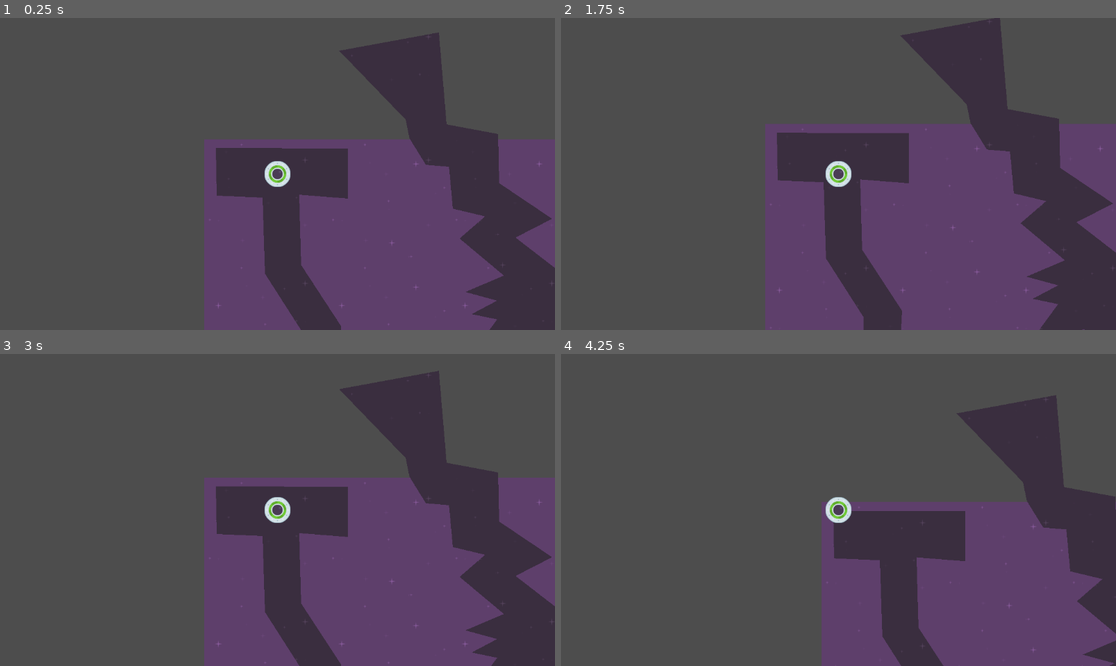
Above: before the commit, frames 1-4 (two rows, left to right).
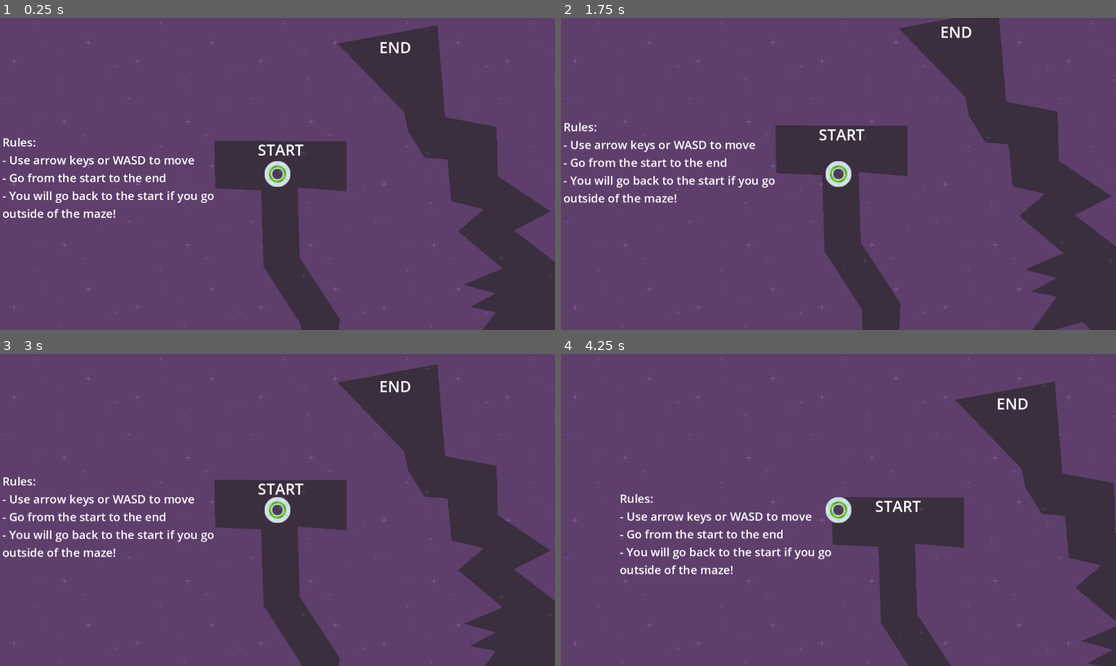
Above: after the commit, the same moments.

Repository: erikrios/speedy-saucer
Game: Godot game, scene res://level_1.tscn
The game is run twice, just before and just after one commit, with the same random seed, the same clock (stepped at 60 frames per second) and the same inputs.
Inputs:
- Up to frame 1 (0.25 s): no input
- Up to frame 2 (1.75 s): tap Enter at 0.5 s; hold Right (move_right) 0.53-1.28 s; hold Down (move_down) from 1.28 s (still down)
- Up to frame 3 (3 s): release Down (move_down) at 2.03 s; hold Right (move_right) 2.03-2.78 s; hold Up (move_up) from 2.78 s (still down)
- Up to frame 4 (4.25 s): release Up (move_up) at 3.53 s; hold Left (move_left) from 3.53 s (still down)

The runs differ from the first frame. In frame 1, 60% of the frame differs, in the area x 0-100%, y 0-100%; in frame 2, 57%; in frame 3, 61%; in frame 4, 71%.

Commit message:
Adding parallax background and text labels

Diff:
--- a/level_1.tscn
+++ b/level_1.tscn
@@ -1,25 +1,70 @@
-[gd_scene load_steps=5 format=3 uid="uid://0u7rtoiphotx"]
+[gd_scene load_steps=7 format=3 uid="uid://0u7rtoiphotx"]
 
 [ext_resource type="Texture2D" uid="uid://ddbh3vjr4ihqu" path="res://assets/purple.png" id="1_kt7j4"]
 [ext_resource type="Script" path="res://level.gd" id="1_nbn4o"]
 [ext_resource type="PackedScene" uid="uid://rvmdoryg2j3m" path="res://player.tscn" id="2_qnyxb"]
 [ext_resource type="PackedScene" uid="uid://d2bglu1pj76vn" path="res://maze.tscn" id="3_ndlp5"]
 
+[sub_resource type="LabelSettings" id="LabelSettings_hrjke"]
+font_size = 32
+
+[sub_resource type="LabelSettings" id="LabelSettings_m3v8j"]
+font_size = 24
+
 [node name="Level1" type="Node2D"]
 script = ExtResource("1_nbn4o")
 
-[node name="Background" type="TextureRect" parent="."]
+[node name="Graphics" type="Node" parent="."]
+
+[node name="CanvasLayer" type="CanvasLayer" parent="Graphics"]
+layer = -10
+
+[node name="Background" type="TextureRect" parent="Graphics/CanvasLayer"]
 z_index = -100
-offset_right = 1152.0
-offset_bottom = 648.0
+anchors_preset = 15
+anchor_right = 1.0
+anchor_bottom = 1.0
+grow_horizontal = 2
+grow_vertical = 2
 texture = ExtResource("1_kt7j4")
 stretch_mode = 1
+
+[node name="StartLabel" type="Label" parent="Graphics"]
+z_index = -25
+offset_left = 114.0
+offset_top = 14.0
+offset_right = 209.0
+offset_bottom = 62.0
+text = "START"
+label_settings = SubResource("LabelSettings_hrjke")
+
+[node name="EndLabel" type="Label" parent="Graphics"]
+z_index = -25
+offset_left = 366.0
+offset_top = -199.0
+offset_right = 461.0
+offset_bottom = -151.0
+text = "END"
+label_settings = SubResource("LabelSettings_hrjke")
+
+[node name="TutorialLabel" type="Label" parent="Graphics"]
+z_index = -25
+offset_left = -416.0
+offset_top = 4.0
+offset_right = 23.0
+offset_bottom = 196.0
+text = "Rules:
+- Use arrow keys or WASD to move
+- Go from the start to the end
+- You will go back to the start if you go
+outside of the maze!"
+label_settings = SubResource("LabelSettings_m3v8j")
 
 [node name="Maze" parent="." instance=ExtResource("3_ndlp5")]
 z_index = -50
 position = Vector2(180, 210)
 
 [node name="Player" parent="." instance=ExtResource("2_qnyxb")]
-position = Vector2(152, 72)
+position = Vector2(155, 87)
 
 [connection signal="body_exited" from="Maze" to="." method="_on_maze_body_exited"]
